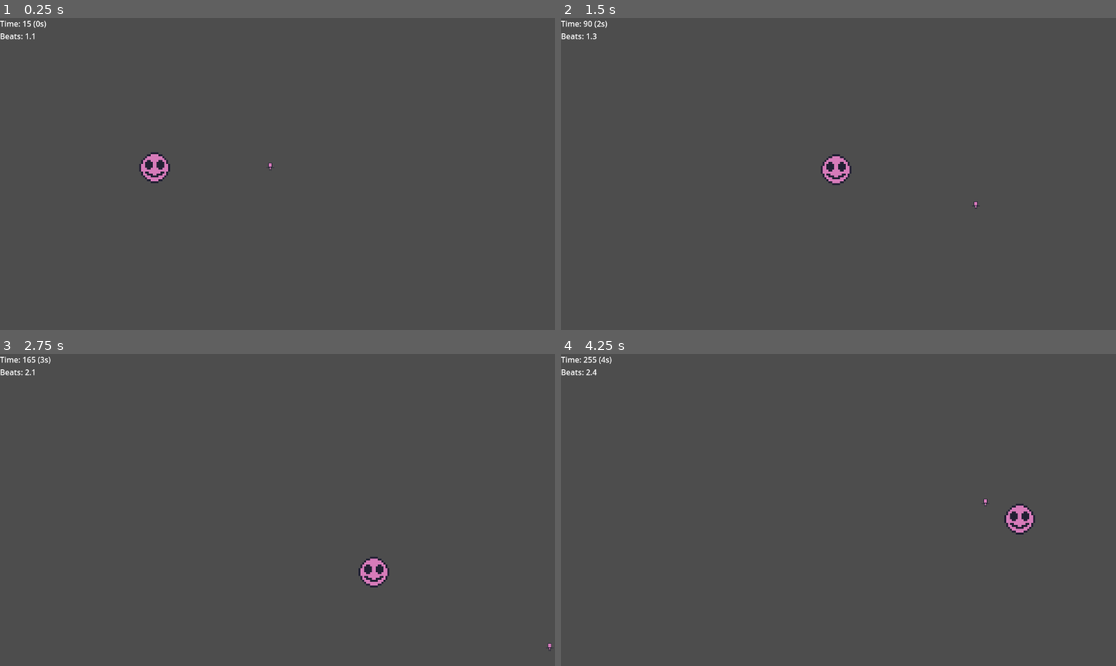
Above: before the commit, frames 1-4 (two rows, left to right).
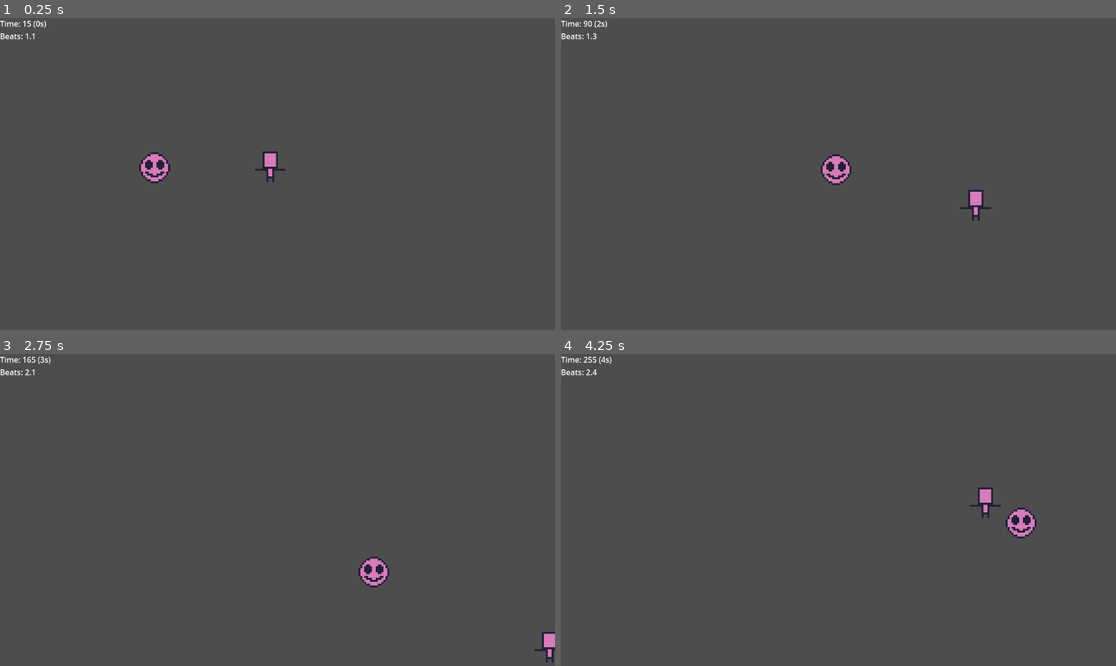
Above: after the commit, the same moments.

Repository: slost/1bj-hero-core
Game: Godot game, scene res://Scenes/Game/game.tscn
The game is run twice, just before and just after one commit, with the same random seed, the same clock (stepped at 60 frames per second) and the same inputs.
Inputs:
- Up to frame 1 (0.25 s): no input
- Up to frame 2 (1.5 s): hold Right (move_right) 0.53-1.28 s; hold Down (move_down) from 1.28 s (still down)
- Up to frame 3 (2.75 s): release Down (move_down) at 2.03 s; hold Right (move_right) from 2.03 s (still down)
- Up to frame 4 (4.25 s): release Right (move_right) at 2.78 s; hold Up (move_up) 2.78-3.53 s; hold Left (move_left) from 3.53 s (still down)

The runs differ from the first frame. In frame 1, 0.2% of the frame differs, in the area x 45-52%, y 42-53%; in frame 2, 0.2%; in frame 3, 0.2%; in frame 4, 0.6%, in the area x 73-86%, y 42-60%.

Commit message:
Add Limited Movement

Diff:
--- a/Scenes/Character/player.gd
+++ b/Scenes/Character/player.gd
@@ -2,6 +2,7 @@
 
 # export
 @export var stats: Node
+@export var inv: Node
 
 # onready
 @onready var speed = stats.base_speed
@@ -10,9 +11,16 @@
 # การควบคุม
 func get_input() -> void:
 	var input_direction = Input.get_vector("move_left", "move_right", "move_up", "move_down")
+	if !has_node("Inventory/FreeMovement"):
+		if abs(input_direction.x) > abs(input_direction.y):
+			input_direction.y = 0
+		else:
+			input_direction.x = 0
 	velocity = input_direction * speed
 
 
 func _physics_process(_delta) -> void:
 	get_input()
+	var size_scale = stats.size_scale
+	scale = Vector2(size_scale, size_scale)
 	move_and_slide()
--- a/Scenes/Character/player.tscn
+++ b/Scenes/Character/player.tscn
@@ -6,9 +6,10 @@
 
 [sub_resource type="CircleShape2D" id="CircleShape2D_bpa3k"]
 
-[node name="Player" type="CharacterBody2D" node_paths=PackedStringArray("stats")]
+[node name="Player" type="CharacterBody2D" node_paths=PackedStringArray("stats", "inv")]
 script = ExtResource("1_wsl20")
 stats = NodePath("Stats")
+inv = NodePath("Inventory")
 
 [node name="Sprite2D" type="Sprite2D" parent="."]
 texture = ExtResource("2_eela0")
@@ -16,5 +17,9 @@
 [node name="CollisionShape2D" type="CollisionShape2D" parent="."]
 shape = SubResource("CircleShape2D_bpa3k")
 
-[node name="Stats" type="Node2D" parent="."]
+[node name="Stats" type="Node" parent="."]
 script = ExtResource("3_6r3wu")
+
+[node name="Inventory" type="Node" parent="."]
+
+[node name="FreeMovement" type="Node" parent="Inventory"]
--- a/Scenes/Character/stats.gd
+++ b/Scenes/Character/stats.gd
@@ -1,4 +1,10 @@
-extends Node2D
+extends Node
 
 ## ความเร็วฐาน
 @export var base_speed = 400
+
+## พลังชีวิตฐาน
+@export var base_hp = 3
+
+## สเกลขนาด
+@export var size_scale = 4
